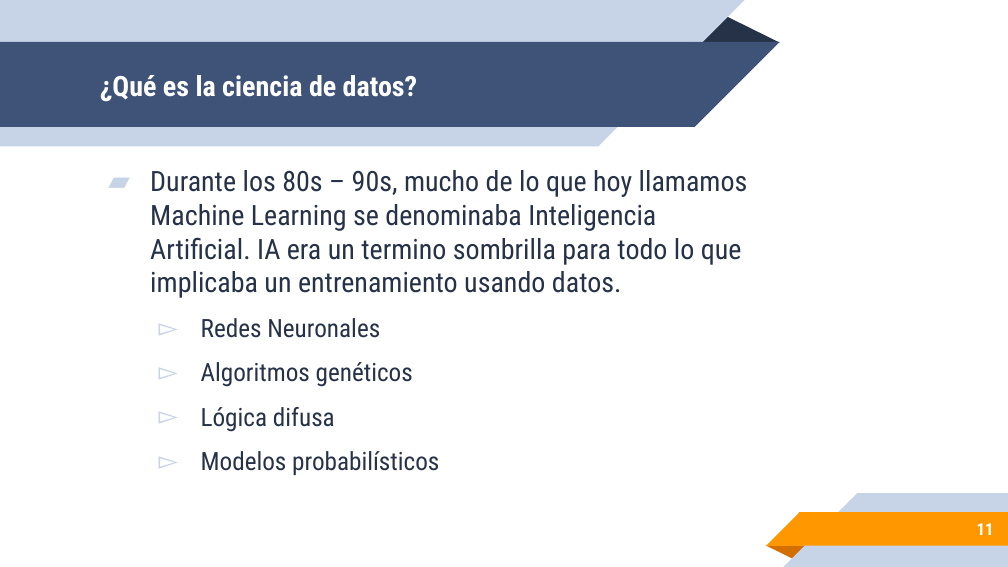
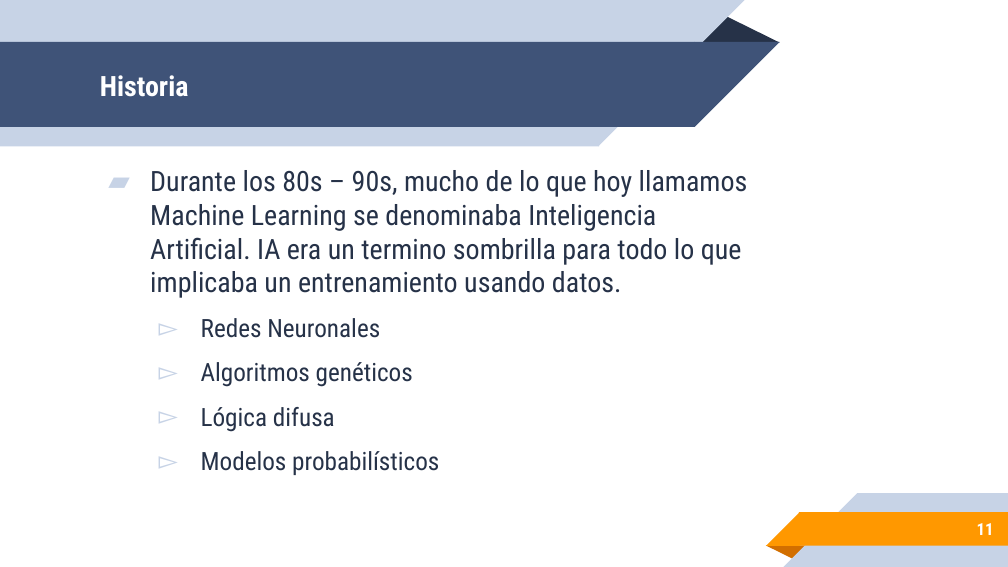
Before and after one commit to leonpalafox/aiclase_videojuegos, a slide deck: slide 11 of Slides/UPAI2020.pptx. Drawn at 1008x567 pixels with LibreOffice and Linux fonts; fonts in the diff are those of the drawing; background and template pictures are left out. Boxes give left, top, right and bottom in pixels: in the first picture for what was removed or moved away, otherwise in the second. Text is boxed around its words. In the diff, an @@ line names an element or a change of style, - is before the commit and + after.

```diff
--- a/Slides/UPAI2020.pptx
+++ b/Slides/UPAI2020.pptx
@@ title at (100,75,189,97): text changed @@
-¿Qué es la ciencia de datos?
+Historia
```
Also in this commit, not shown: 7 other slides changed, 1 slide removed, 5 other files.
